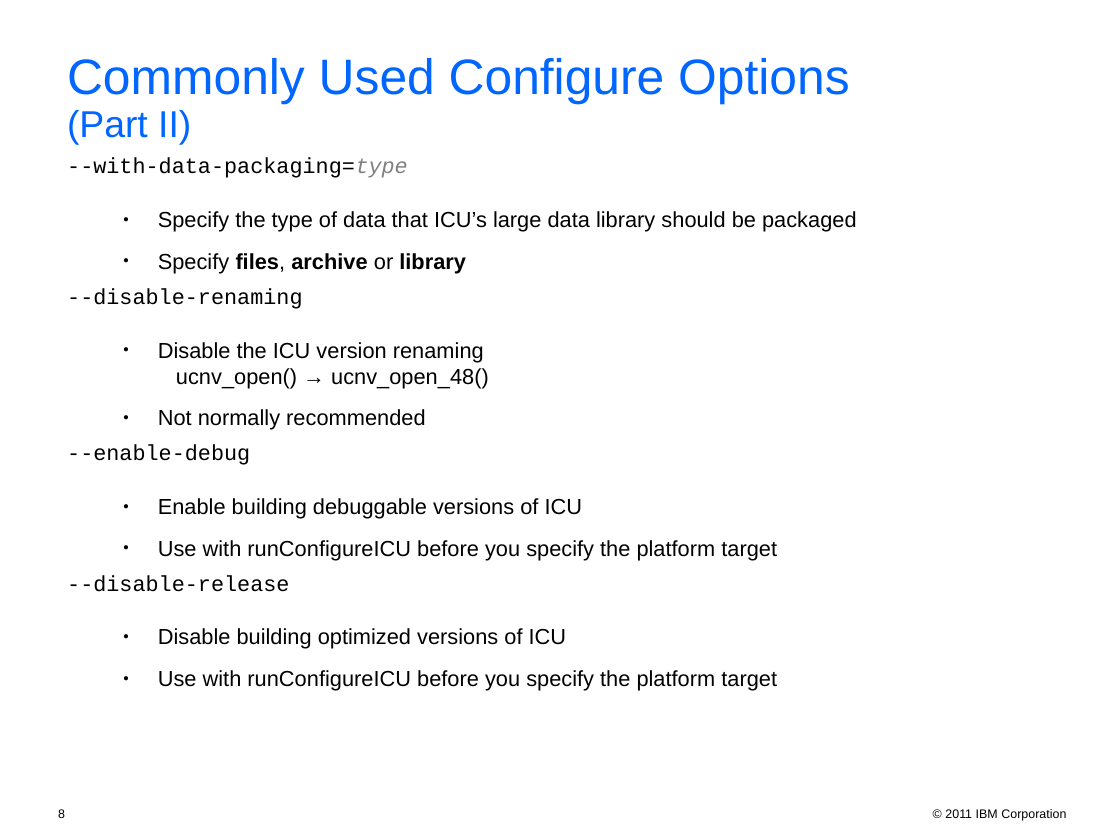
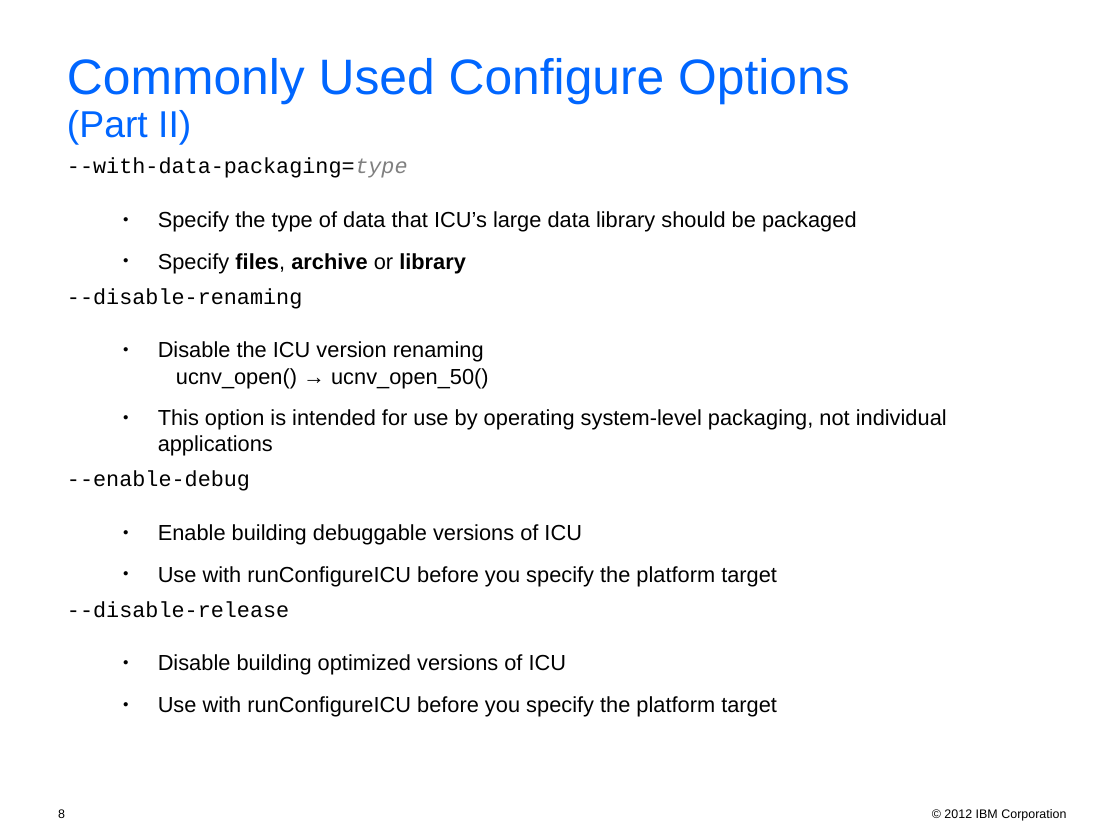
Before and after one commit to unicode-org/icu-docs, a slide deck: slide 8 of docs/pres/icu_workshop.ppt. Drawn at 1120x840 pixels with LibreOffice and Linux fonts; fonts in the diff are those of the drawing; background and template pictures are left out. Boxes give left, top, right and bottom in pixels: in the first picture for what was removed or moved away, otherwise in the second. Text is boxed around its words. In the diff, an @@ line names an element or a change of style, - is before the commit and + after.

```diff
--- a/docs/pres/icu_workshop.ppt
+++ b/docs/pres/icu_workshop.ppt
@@ text at [67, 158, 408, 618]: indent changed @@
@@ text at [158, 341, 947, 456]: text changed @@
-  ● Disable the ICU version renaming
-    ucnv_open() → ucnv_open_48()
-  ● Not normally recommended
+  ● Disable the ICU version renaming
+    ucnv_open() → ucnv_open_50()
+  ● This option is intended for use by operating system-level packaging, not individual applications
@@ text at [944, 809, 1066, 821]: text changed @@
-© 2011 IBM Corporation
+© 2012 IBM Corporation
```
Also in this commit, not shown: 56 other slides changed, 1 slide added, 2 slides removed, 2 other files.
